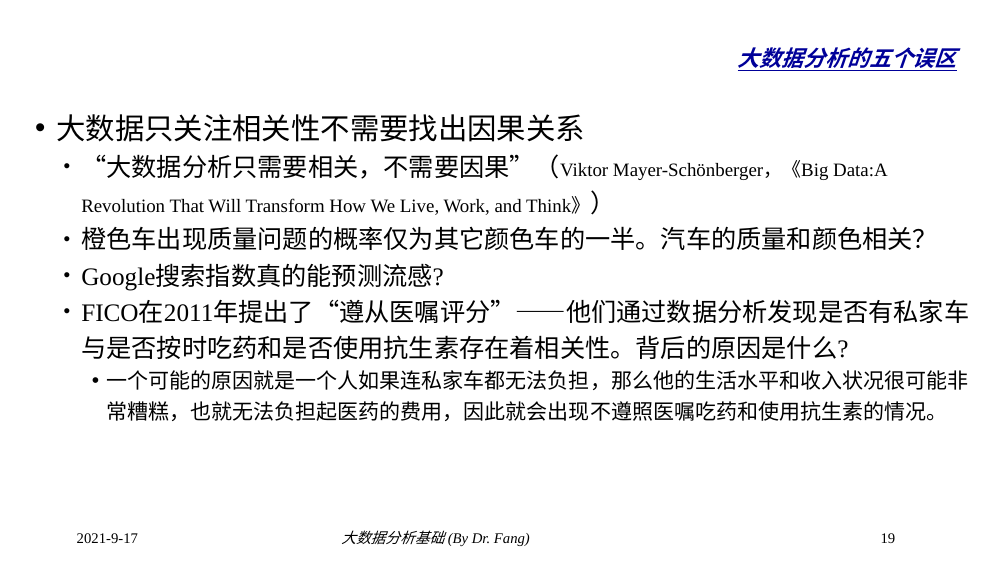
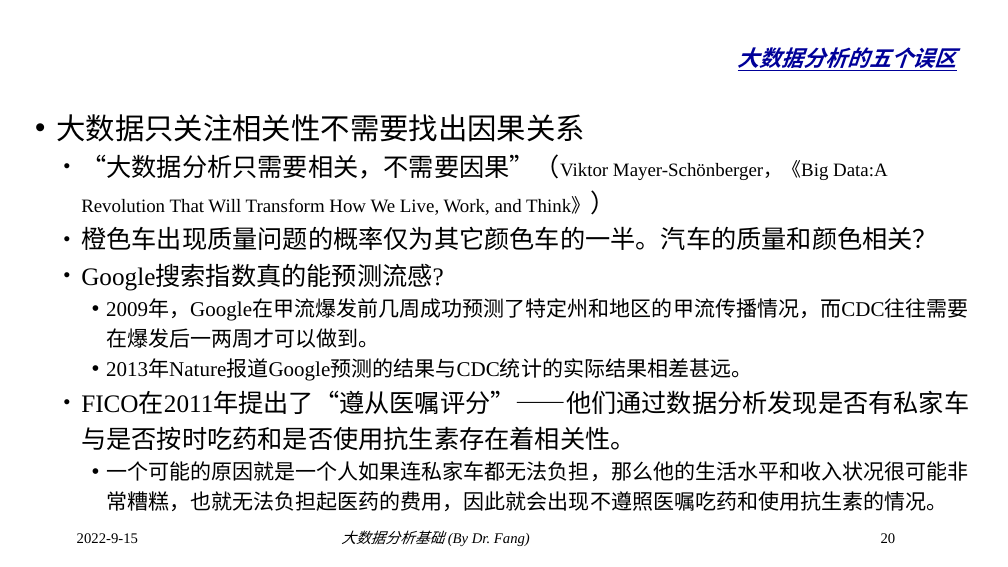
Before and after one commit to dr-fang/BDA, a slide deck: slide 20 of slides/1_Introduction.pptx (slide 19 before the commit). Drawn at 1008x567 pixels with LibreOffice and Linux fonts; fonts in the diff are those of the drawing; background and template pictures are left out. Boxes give left, top, right and bottom in pixels: in the first picture for what was removed or moved away, otherwise in the second. Text is boxed around its words. In the diff, an @@ line names an element or a change of style, - is before the commit and + after.

```diff
--- a/slides/1_Introduction.pptx
+++ b/slides/1_Introduction.pptx
@@ text at [81, 300, 969, 450]: text changed; size 24 to 20 pt @@
-  • FICO在2011年提出了“遵从医嘱评分”——他们通过数据分析发现是否有私家车与是否按时吃药和是否使用抗生素存在着相关性。背后的原因是什么?
+    • 2009年，Google在甲流爆发前几周成功预测了特定州和地区的甲流传播情况，而CDC往往需要在爆发后一两周才可以做到。
+    • 2013年Nature报道Google预测的结果与CDC统计的实际结果相差甚远。
+  • FICO在2011年提出了“遵从医嘱评分”——他们通过数据分析发现是否有私家车与是否按时吃药和是否使用抗生素存在着相关性。
@@ text at [77, 533, 138, 543]: text changed @@
-2021-9-17
+2022-9-15
@@ page number at [881, 533, 896, 543]: text changed @@
-19
+20
```
Also in this commit, not shown: 22 other slides changed, 2 slides added.
